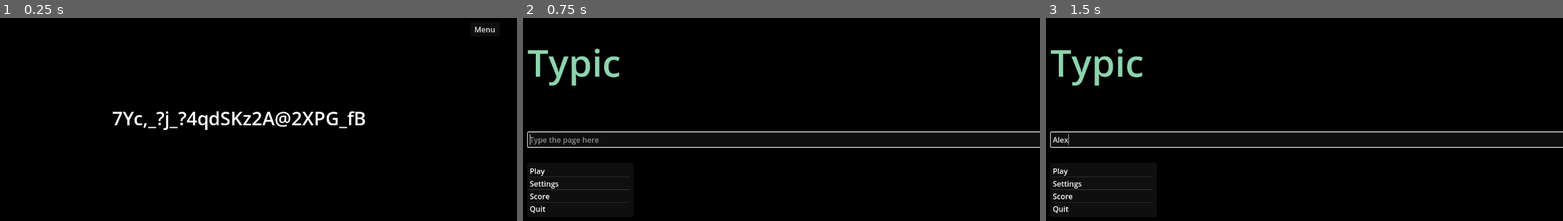
Above: before the commit, frames 1-3 (left to right).
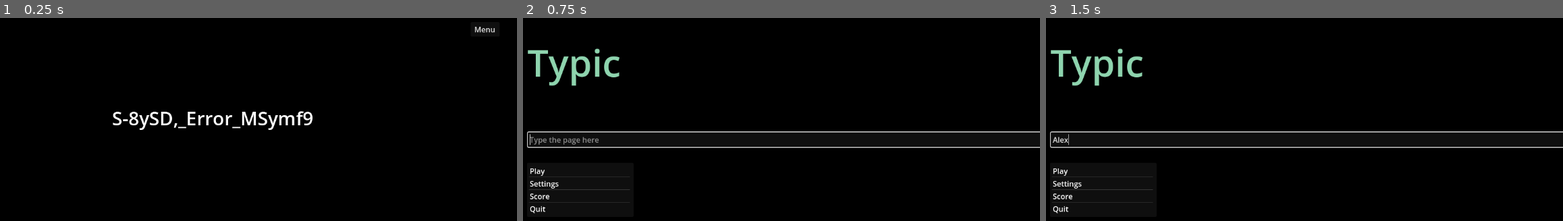
Above: after the commit, the same moments.

Repository: PeytonRobinson487/Typic-Repo
Game: Godot game, scene res://Scenes/game.tscn
Same seed, same stepped clock (60 frames per second), same inputs: the game is played once before the commit and once after it. This scene is started directly instead of the project's main scene.
Inputs (mouse positions are in pixels of both pictures, inside the frame that each line leads up to):
- Up to frame 1 (0.25 s): no input
- Up to frame 2 (0.75 s): click "Menu" at 0.5 s
- Up to frame 3 (1.5 s): click (1309, 139) at 1.27 s; type "Alex" at 1.35 s

The runs differ from the first frame. In frame 1, 1.9% of the frame differs, in the area x 21-71%, y 45-56%; in frame 2, nothing differs; in frame 3, nothing differs.
Error before the commit: Invalid assignment of property or key '0' with value of type 'int' on a base object of type 'int'. (res://Scripts/data.gd:150)
Error after the commit: Trying to assign value of type 'Nil' to a variable of type 'int'. (res://Scripts/text_maker.gd:80)

Commit message:
Tried using AI to fix the issue
Used a dictionary approach.

Diff:
--- a/Scripts/data.gd
+++ b/Scripts/data.gd
@@ -117,41 +117,62 @@
 	file.store_var(score_modifiers)
 	print("Data saved!")
 
-# loads data from save file
+# loads data
 func load_data() -> void:
-	if (FileAccess.file_exists(_save_path) &&
-			FileAccess.get_file_as_string(_save_path).length() != 0):
+	if FileAccess.file_exists(_save_path) and FileAccess.get_file_as_string(_save_path).length() != 0:
+		var file: FileAccess = FileAccess.open(_save_path, FileAccess.READ)
 
-		var file: FileAccess = FileAccess.open(_save_path, FileAccess.READ)
-		if !assign_variable(total_score, TYPE_INT, file, 0): total_score = 0
-		if !assign_variable(total_wrong, TYPE_INT, file, 1): total_wrong = 0
-		if !assign_variable(total_correct, TYPE_INT, file, 2): total_correct = 0
-		if !assign_variable(average_accuracy, TYPE_FLOAT, file, 3): average_accuracy = 0.0
-		if !assign_variable(player_level, TYPE_INT, file, 4): player_level = 1
-		print("load hard_characters before: " + str(hard_characters))
-		if !assign_variable(hard_characters, TYPE_ARRAY, file, 5): hard_characters.clear()
-		print("load hard_characters after: " + str(hard_characters))
-		if !assign_variable(hard_character_magnitude, TYPE_FLOAT, file, 6): hard_character_magnitude = 0.0
-		if !assign_variable(longest_streak, TYPE_INT, file, 7): longest_streak = 0
-		if !assign_variable(difficulty, TYPE_INT, file, 8): difficulty = Difficulty.EASY
-		print("load text_modifiers before: " + str(text_modifiers))
-		if !assign_variable(text_modifiers, TYPE_ARRAY, file, 9): text_modifiers = [true, true, true, true]
-		print("load text_modifiers after: " + str(text_modifiers))
-		if !assign_variable(sound_modifiers, TYPE_ARRAY, file, 10): sound_modifiers = [true, true]
-		if !assign_variable(score_modifiers, TYPE_ARRAY, file, 11): score_modifiers = [true, true, true, true, true]
+		# Use a dictionary to map variable names to their references and types
+		var variables = {
+			"total_wrong": [total_wrong, TYPE_INT],
+			"total_correct": [total_correct, TYPE_INT],
+			"average_accuracy": [average_accuracy, TYPE_FLOAT],
+			"player_level": [player_level, TYPE_INT],
+			"hard_characters": [hard_characters, TYPE_ARRAY],
+			"hard_character_magnitude": [hard_character_magnitude, TYPE_FLOAT],
+			"longest_streak": [longest_streak, TYPE_INT],
+			"difficulty": [difficulty, TYPE_INT], # Assuming Difficulty is an enum
+			"text_modifiers": [text_modifiers, TYPE_ARRAY],
+			"sound_modifiers": [sound_modifiers, TYPE_ARRAY],
+			"score_modifiers": [score_modifiers, TYPE_ARRAY]
+		}
+
+		for name in variables:
+			var variable_data = variables[name]
+			var variable = variable_data[0] # The actual variable itself
+			var type = variable_data[1] # The type of the variable
+
+			if !assign_variable(variable, type, file): # No line number needed
+				# Reset to default value if loading fails
+				match type:
+					TYPE_INT: variable = 0
+					TYPE_FLOAT: variable = 0.0
+					TYPE_ARRAY: variable.clear()
+					# ... handle other types as needed ...
+
+				print("Failed to load " + name + ". Resetting to default.")
+
+		file.close() # Good practice to close the file
+		print("Data loaded!")
+
 	else:
 		print("Save file does not exist on path \"" + _save_path +"\"")
 	print("Data loaded!")
 
-# asigns a variable with the file.get_var() and error handling
-func assign_variable(item, item_type, file: FileAccess, line: int) -> bool:
+
+# Assigns a variable from the file, with error handling
+func assign_variable(variable, item_type, file: FileAccess) -> bool:
 	var new_item = file.get_var()
-	if (typeof(new_item) == item_type):
-		item[0] = new_item
+	if typeof(new_item) == item_type:
+		# Directly assign to the variable now
+		if item_type == TYPE_ARRAY: #arrays are passed by reference
+			variable.clear()
+			variable.append_array(new_item)
+		else:
+			variable = new_item
+		return true
 	else:
-		print("Item type \"" + str(typeof(item)) + "\" does not match expected item type \"" + str(item_type) + "\". Variable reset on item " + str(line) + ".");
-		return false;
-	return true;
+		return false # Just return false on failure
 
 func print_all_data() -> void:
 	print("Total variables: " + str(12))
Binary file changed: saved_data.txt
